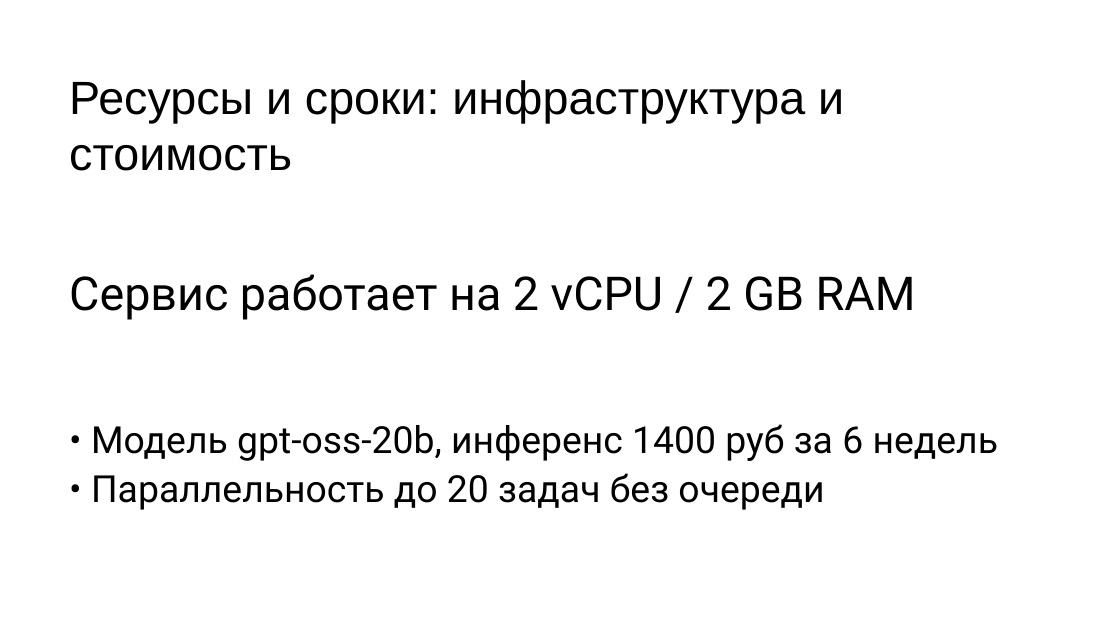
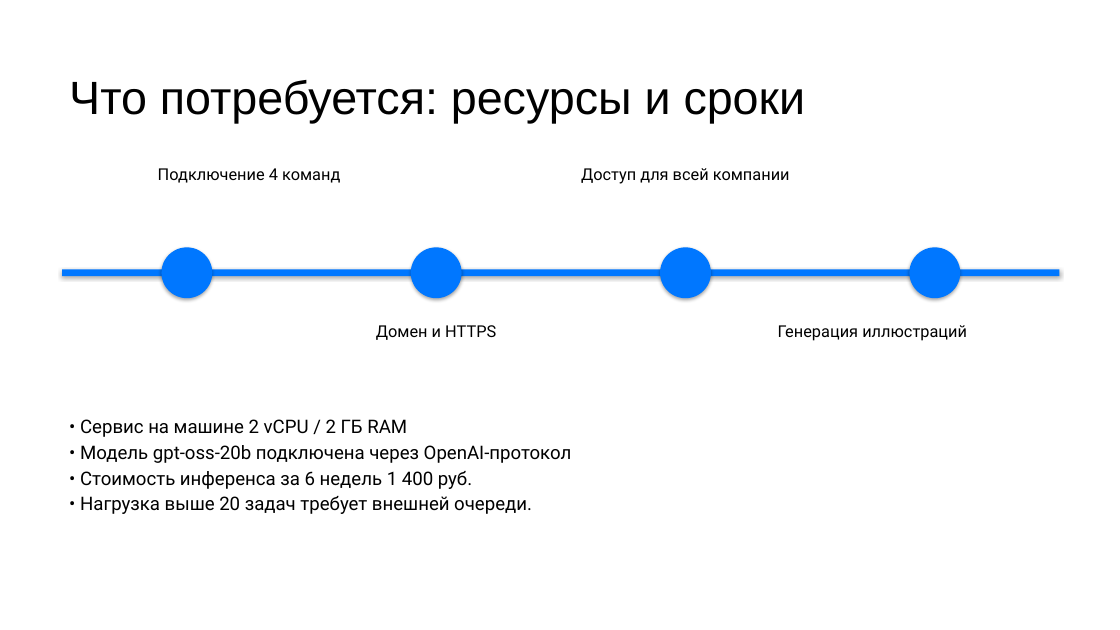
Before and after one commit to DiFoxenGit/-VKTechHackathon, a slide deck: slide 5 of samples/Шаблон_презентации_VK_Education__focus.pptx. Drawn at 1120x630 pixels with LibreOffice and Linux fonts; fonts in the diff are those of the drawing. Boxes give left, top, right and bottom in pixels: in the first picture for what was removed or moved away, otherwise in the second. Text is boxed around its words. In the diff, an @@ line names an element or a change of style, - is before the commit and + after.

```diff
--- a/samples/Шаблон_презентации_VK_Education__focus.pptx
+++ b/samples/Шаблон_презентации_VK_Education__focus.pptx
@@ text at <box>69,80,806,124</box>: text changed @@
-Ресурсы и сроки: инфраструктура и стоимость
+Что потребуется: ресурсы и сроки
@@ text added at <box>158,168,340,183</box>, 14 pt, text #000000 @@
+Подключение 4 команд
@@ text added at <box>581,168,790,184</box>, 14 pt, text #000000 @@
+Доступ для всей компании
@@ ellipse added at <box>161,247,213,298</box>, fill #0077FF @@
@@ ellipse added at <box>411,247,462,298</box>, fill #0077FF @@
@@ ellipse added at <box>660,247,712,298</box>, fill #0077FF @@
@@ ellipse added at <box>910,247,961,298</box>, fill #0077FF @@
@@ rectangle added at <box>62,270,1060,276</box>, fill #0077FF @@
@@ text removed at <box>69,274,916,320</box> @@
-Сервис работает на 2 vCPU / 2 GB RAM
@@ text added at <box>376,325,496,340</box>, 14 pt, text #000000 @@
+Домен и HTTPS
@@ text added at <box>778,325,967,341</box>, 14 pt, text #000000 @@
+Генерация иллюстраций
@@ text at <box>80,419,572,514</box>: text changed; size 32 to 16 pt @@
-• Модель gpt-oss-20b, инференс 1400 руб за 6 недель
-• Параллельность до 20 задач без очереди
+• Сервис на машине 2 vCPU / 2 ГБ RAM
+• Модель gpt-oss-20b подключена через OpenAI-протокол
+• Стоимость инференса за 6 недель 1 400 руб.
+• Нагрузка выше 20 задач требует внешней очереди.
```
Also in this commit, not shown: 4 other slides changed, 5 slides added, 5 slides removed, 23 other files.
